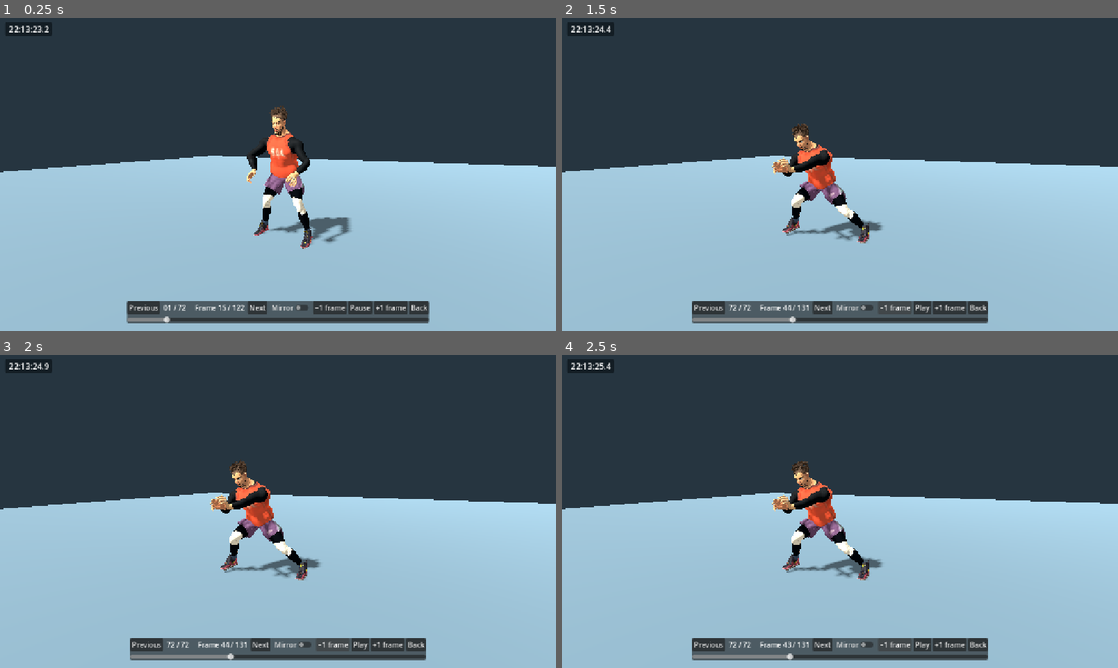
Above: before the commit, frames 1-4 (two rows, left to right).
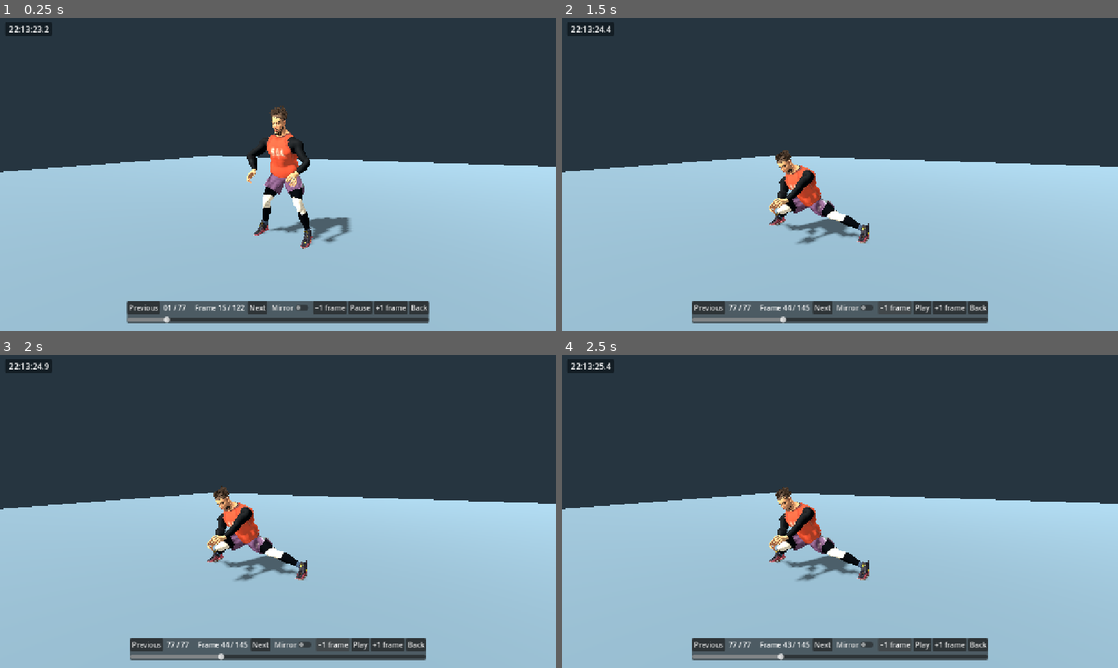
Above: after the commit, the same moments.

Repository: foreandr/volleyball
Game: Godot game, scene res://scenes/reception_studio.tscn
The game is run twice, just before and just after one commit, with the same random seed, the same clock (stepped at 60 frames per second) and the same inputs. This scene is started directly instead of the project's main scene. Sound files missing from this copy of the repository are replaced by a short silence.
Inputs:
- Up to frame 1 (0.25 s): no input
- Up to frame 2 (1.5 s): click "Previous" at 0.5 s; click "−1 frame" at 1.25 s
- Up to frame 3 (2 s): no input
- Up to frame 4 (2.5 s): click "−1 frame" at 2 s

The runs differ from the first frame. In frame 1, less than 0.1% of the frame differs, in the area x 32-34%, y 91-94%; in frame 2, 3.3%, in the area x 30-58%, y 33-98%; in frame 3, 3.3%; in frame 4, 3.3%.

Commit message:
Add five reference receptions with extended platforms

Diff:
--- a/assets/reception_studio.json
+++ b/assets/reception_studio.json
@@ -70,5 +70,10 @@
   {"id": 69, "kind": "knee_slide", "side": 0.57, "drop": 0.56, "forward": 0.6, "lean": 28, "contact": 47, "frames": 158, "grip_y": -0.19, "jump": 0, "knee_lift": 0.09},
   {"id": 70, "kind": "line_lunge", "side": 0.71, "drop": 0.42, "forward": 0.28, "lean": 13, "contact": 40, "frames": 133, "grip_y": -0.3, "jump": 0, "knee_lift": 0},
   {"id": 71, "kind": "floor_sweep", "side": 0.77, "drop": 0.54, "forward": 0.54, "lean": 42, "contact": 43, "frames": 147, "grip_y": -0.39, "jump": 0, "knee_lift": 0.02},
-  {"id": 72, "kind": "stride_receive", "side": -0.38, "drop": 0.18, "forward": 0.57, "lean": 21, "contact": 41, "frames": 131, "grip_y": -0.12, "knee_lift": 0.03}
+  {"id": 72, "kind": "stride_receive", "side": -0.38, "drop": 0.18, "forward": 0.57, "lean": 21, "contact": 41, "frames": 131, "grip_y": -0.12, "knee_lift": 0.03},
+  {"id": 73, "kind": "kneel", "side": 0.26, "drop": 0.49, "forward": 0.46, "lean": 35, "contact": 40, "frames": 135, "grip_y": -0.37, "long_platform": true},
+  {"id": 74, "kind": "stride_receive", "side": 0.52, "drop": 0.17, "forward": 0.16, "lean": 12, "contact": 35, "frames": 118, "grip_y": -0.14, "long_platform": true},
+  {"id": 75, "kind": "straight", "side": -0.09, "drop": 0.28, "forward": 0.08, "lean": 16, "contact": 45, "frames": 128, "grip_y": -0.42, "long_platform": true},
+  {"id": 76, "kind": "lunge", "side": 0.49, "drop": 0.39, "forward": 0.49, "lean": 30, "contact": 42, "frames": 137, "grip_y": -0.31, "long_platform": true},
+  {"id": 77, "kind": "sand_split", "side": -0.83, "drop": 0.47, "forward": 0.22, "lean": 22, "contact": 37, "frames": 145, "grip_y": -0.43, "long_platform": true}
 ]
--- a/scripts/reception_studio.gd
+++ b/scripts/reception_studio.gd
@@ -197,5 +197,12 @@
 			var sign_x := 1. if side=="l" else -1.
 			author.limb(pose,"upperarm_"+side,"lowerarm_"+side,"hand_"+side,chest+Vector3(sign_x*.12,.38,.30),Vector3(sign_x,-.1,.1),weight)
 	else:
-		Platform.connect_arms(pose,author,grip,weight,0.,Vector3.RIGHT,false,false,174.,true,.075)
+		var guided: bool=c.get("long_platform",false)
+		var across := Vector3.RIGHT
+		if guided:
+			var left: Vector3=author.point(pose,"upperarm_l")
+			var right: Vector3=author.point(pose,"upperarm_r")
+			across=right.direction_to(left)
+			grip=(left+right)*.5+Vector3(c.side*.4,float(c.grip_y),c.forward+.32).normalized()
+		Platform.connect_arms(pose,author,grip,weight,0.,across,false,false,174.,not guided,.075)
 	for bone in pose.size(): rig.set_bone_pose(bone,pose[bone])
